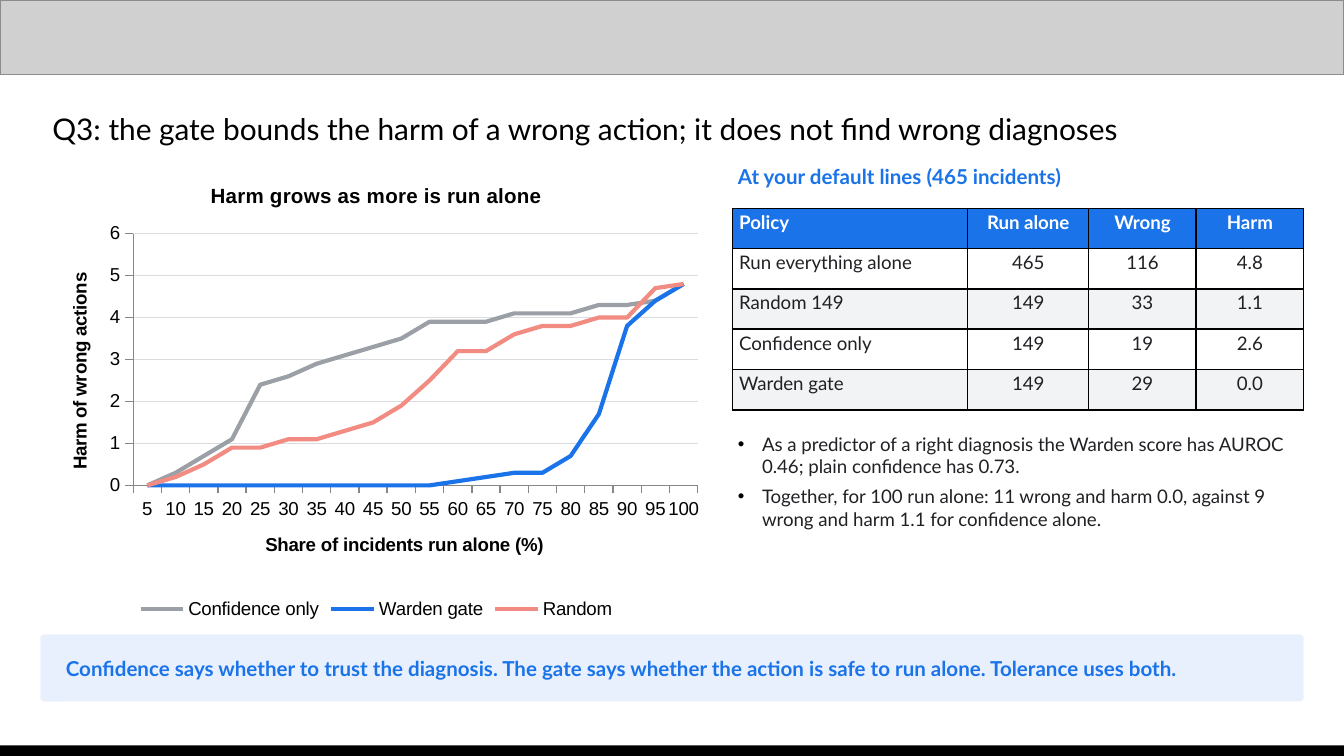
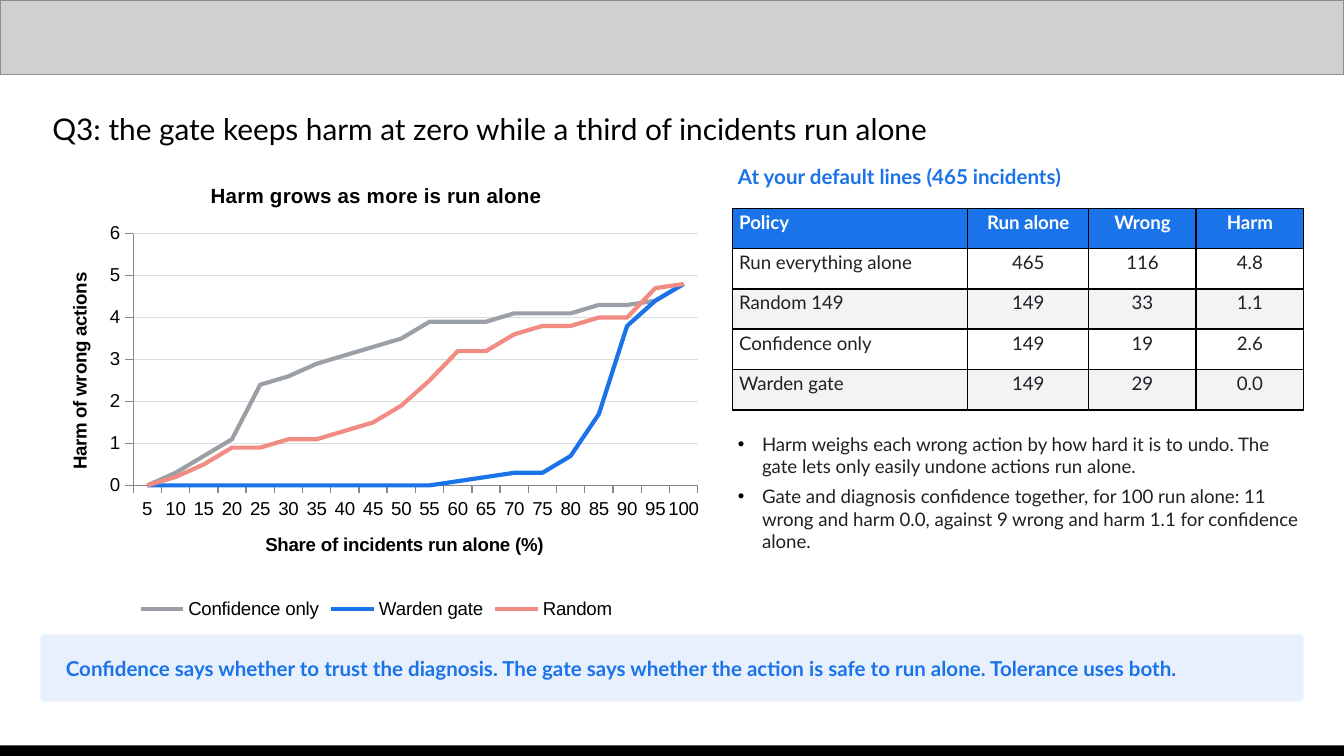
Before and after one commit to shreyash-sharma/tolerance, a slide deck: slide 15 of submission/Tolerance - AI Builder Cup submission.pptx. Drawn at 1344x756 pixels with LibreOffice and Linux fonts; fonts in the diff are those of the drawing; grey boxes stand for pictures. Boxes give left, top, right and bottom in pixels: in the first picture for what was removed or moved away, otherwise in the second. Text is boxed around its words. In the diff, an @@ line names an element or a change of style, - is before the commit and + after.

```diff
--- a/submission/Tolerance - AI Builder Cup submission.pptx
+++ b/submission/Tolerance - AI Builder Cup submission.pptx
@@ text at [52,118,927,146]: text changed @@
-Q3: the gate bounds the harm of a wrong action; it does not find wrong diagnoses
+Q3: the gate keeps harm at zero while a third of incidents run alone
@@ text at [762,437,1297,548]: text changed @@
-• As a predictor of a right diagnosis the Warden score has AUROC 0.46; plain confidence has 0.73.
-• Together, for 100 run alone: 11 wrong and harm 0.0, against 9 wrong and harm 1.1 for confidence alone.
+• Harm weighs each wrong action by how hard it is to undo. The gate lets only easily undone actions run alone.
+• Gate and diagnosis confidence together, for 100 run alone: 11 wrong and harm 0.0, against 9 wrong and harm 1.1 for confidence alone.
```
Also in this commit, not shown: 4 other slides changed, 2 other files.
